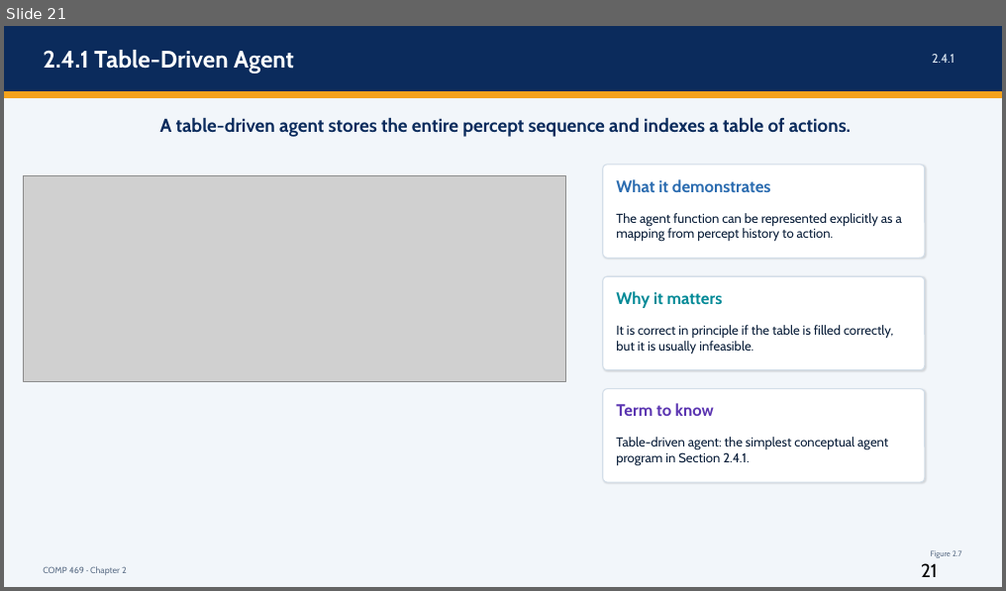
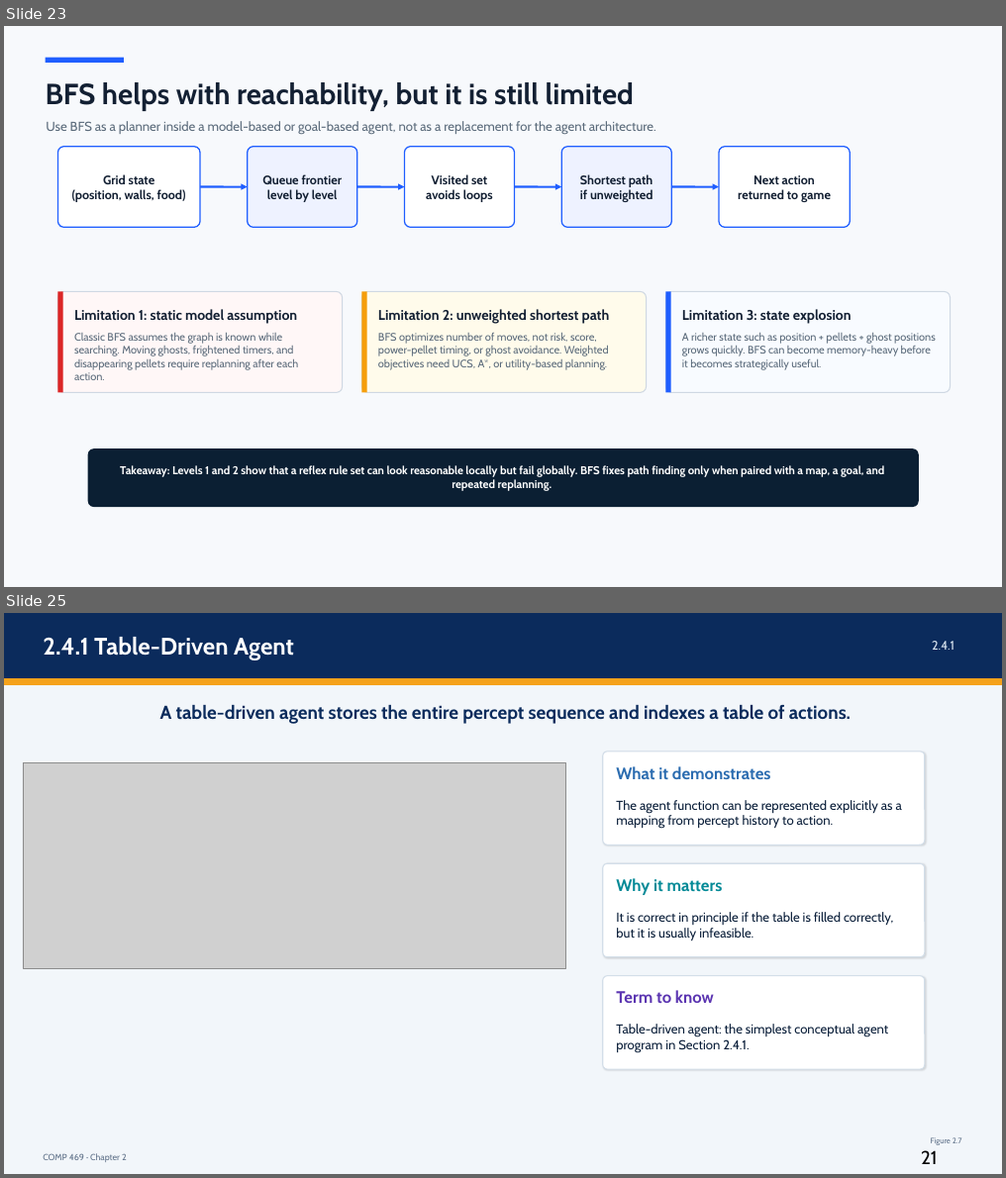
Before and after one commit to DrNatas/Comp_469, a slide deck: Fall 2026/L02 - Intelligent Agents/Chapter 2 - Intelligent Agents.pptx. Shown one above the other, each under a label of ours: slide 21 before the commit, slides 23 and 25 after it; the slides between them are not shown. The pictures are 1006x591 and 1006x1178 pixels, drawn with LibreOffice and Linux fonts; fonts in the diff are those of the drawing; grey boxes stand for pictures. Boxes give left, top, right and bottom in pixels: in the first picture for what was removed or moved away, otherwise in the second. Text is boxed around its words. In the diff, an @@ line names an element or a change of style, - is before the commit and + after.

Commit message:
Add new lecture materials for Fall 2026
- Introduced new PowerPoint presentations for Local Search in Complex Environments (COMP469_Lecture04_Local_Search_4.1-4.2.pptx) and Philosophy, Ethics, and Safety of AI (COMP469_Chapter27_Philosophy_Ethics_Safety_AI_2.pptx).
- Added Mountain.png as a visual aid for the Local Search lecture.
- Included an editable version of the lecture (cs188-sp26-lec04_fully_editable.pptx) for further customization.

```diff
--- a/Fall 2026/L02 - Intelligent Agents/Chapter 2 - Intelligent Agents.pptx
+++ b/Fall 2026/L02 - Intelligent Agents/Chapter 2 - Intelligent Agents.pptx
@@ slide 23 added at (4,26,1002,587), background #FFFFFF @@
@@ rectangle added at (4,26,1002,587), fill #F7F9FC @@
@@ rectangle added at (46,58,124,63), fill #1F5EFF @@
@@ text added at (46,82,634,111), 28 pt, text #132033, bold @@
+BFS helps with reachability, but it is still limited
@@ text added at (46,121,656,134), 12.5 pt, text #5B6B7B @@
+Use BFS as a planner inside a model-based or goal-based agent, not as a replacement for the agent architecture.
@@ rounded rectangle added at (57,147,200,227), fill #FFFFFF, outline #1F5EFF 1.2 pt @@
@@ rounded rectangle added at (248,147,357,227), fill #EEF2FF, outline #1F5EFF 1.2 pt @@
@@ rounded rectangle added at (405,147,515,227), fill #FFFFFF, outline #1F5EFF 1.2 pt @@
@@ rounded rectangle added at (561,147,672,227), fill #EEF2FF, outline #1F5EFF 1.2 pt @@
@@ rounded rectangle added at (719,147,849,227), fill #FFFFFF, outline #1F5EFF 1.2 pt @@
@@ text added at (72,174,186,202), 12 pt, text #132033, bold @@
+Grid state
+(position, walls, food)
@@ arrow added from (200, 187) to (248, 187), #1F5EFF 2 pt @@
@@ text added at (262,174,343,202), 12 pt, text #132033, bold @@
+Queue frontier
+level by level
@@ arrow added from (357, 187) to (405, 187), #1F5EFF 2 pt @@
@@ text added at (426,174,493,202), 12 pt, text #132033, bold @@
+Visited set
+avoids loops
@@ arrow added from (515, 187) to (561, 187), #1F5EFF 2 pt @@
@@ text added at (580,174,653,202), 12 pt, text #132033, bold @@
+Shortest path
+if unweighted
@@ arrow added from (672, 187) to (719, 187), #1F5EFF 2 pt @@
@@ text added at (738,175,831,202), 12 pt, text #132033, bold @@
+Next action
+returned to game
@@ rounded rectangle added at (57,291,343,393), fill #FFF7F7, outline #CBD5E1 1 pt @@
@@ rectangle added at (57,291,63,393), fill #DC2626 @@
@@ rounded rectangle added at (361,291,647,393), fill #FFFBEB, outline #CBD5E1 1 pt @@
@@ rectangle added at (361,291,367,393), fill #F59E0B @@
@@ rounded rectangle added at (665,291,950,393), fill #F8FBFF, outline #CBD5E1 1 pt @@
@@ rectangle added at (665,291,671,393), fill #1F5EFF @@
@@ text added at (74,309,297,323), 13.5 pt, text #132033, bold @@
+Limitation 1: static model assumption
@@ text added at (378,309,610,323), 13.5 pt, text #132033, bold @@
+Limitation 2: unweighted shortest path
@@ text added at (682,309,851,323), 13.5 pt, text #132033, bold @@
+Limitation 3: state explosion
@@ text added at (74,333,298,380), 10.5 pt, text #5B6B7B @@
+Classic BFS assumes the graph is known while searching. Moving ghosts, frightened timers, and disappearing pellets require replanning after each action.
@@ text added at (378,333,609,371), 10.5 pt, text #5B6B7B @@
+BFS optimizes number of moves, not risk, score, power-pellet timing, or ghost avoidance. Weighted objectives need UCS, A*, or utility-based planning.
@@ text added at (682,333,936,371), 10.5 pt, text #5B6B7B @@
+A richer state such as position + pellets + ghost positions grows quickly. BFS can become memory-heavy before it becomes strategically useful.
@@ rounded rectangle added at (88,449,919,507), fill #0B1F33 @@
@@ text added at (120,466,884,491), 10.8 pt, text #FFFFFF, bold @@
+Takeaway: Levels 1 and 2 show that a reflex rule set can look reasonable locally but fail globally. BFS fixes path finding only when paired with a map, a goal, and repeated replanning.
@@ what was slide 21 is now slide 25 @@
```
Also in this commit, not shown: 8 slides changed, 5 other slides added, 14 other files.
